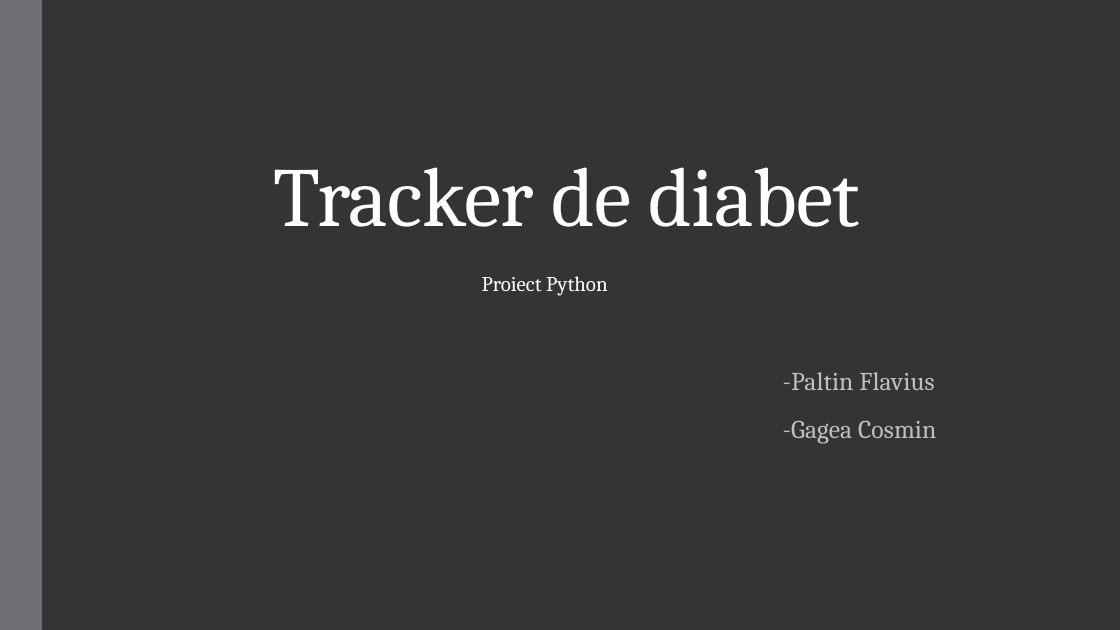
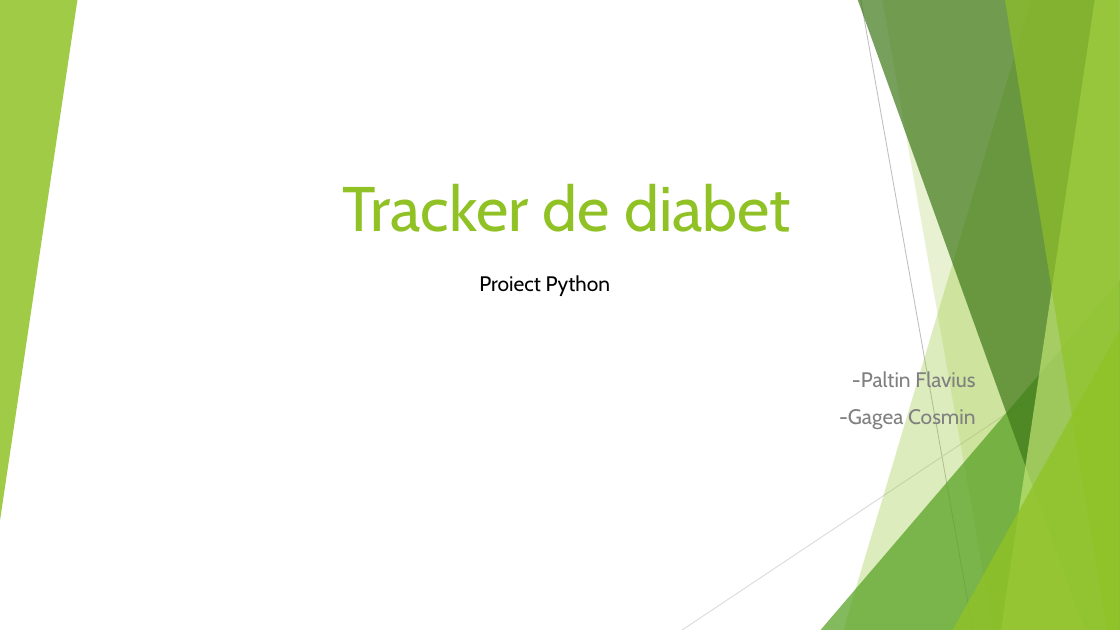
Before and after one commit to cosming20/python101project, a slide deck: slide 1 of Tracker de diabet.pptx. Drawn at 1120x630 pixels with LibreOffice and Linux fonts; fonts in the diff are those of the drawing. Boxes give left, top, right and bottom in pixels: in the first picture for what was removed or moved away, otherwise in the second. Text is boxed around its words. In the diff, an @@ line names an element or a change of style, - is before the commit and + after.

```diff
--- a/Tracker de diabet.pptx
+++ b/Tracker de diabet.pptx
@@ background #353537 to #FFFFFF @@
@@ rectangle removed at (x1=0, y1=0, x2=42, y2=630) @@
@@ group added at (x1=0, y1=0, x2=1120, y2=630): 5 freeform shapes, 3 triangles, 2 lines @@
@@ title "Tracker de diabet" at (x1=343, y1=183, x2=791, y2=232): size 72 to 54 pt, font Cambria to Cabin, text colour #FFFFFF to #90C226, letter spacing -0.5 to 0 pt; line spacing 0.85 to 1 @@
@@ text "Proiect Python" at (x1=479, y1=275, x2=610, y2=296): font Cambria to Cabin, text colour #FFFFFF to #000000 @@
@@ subtitle "-Paltin Flavius" at (x1=839, y1=370, x2=975, y2=431): size 22 to 18 pt, font Cambria to Cabin, text colour #BFBFBF to #808080, letter spacing 0.1 to 0 pt; alignment left to right; line spacing 0.95 to 1; less space between paragraphs @@
```
Also in this commit, not shown: 11 other slides changed.
